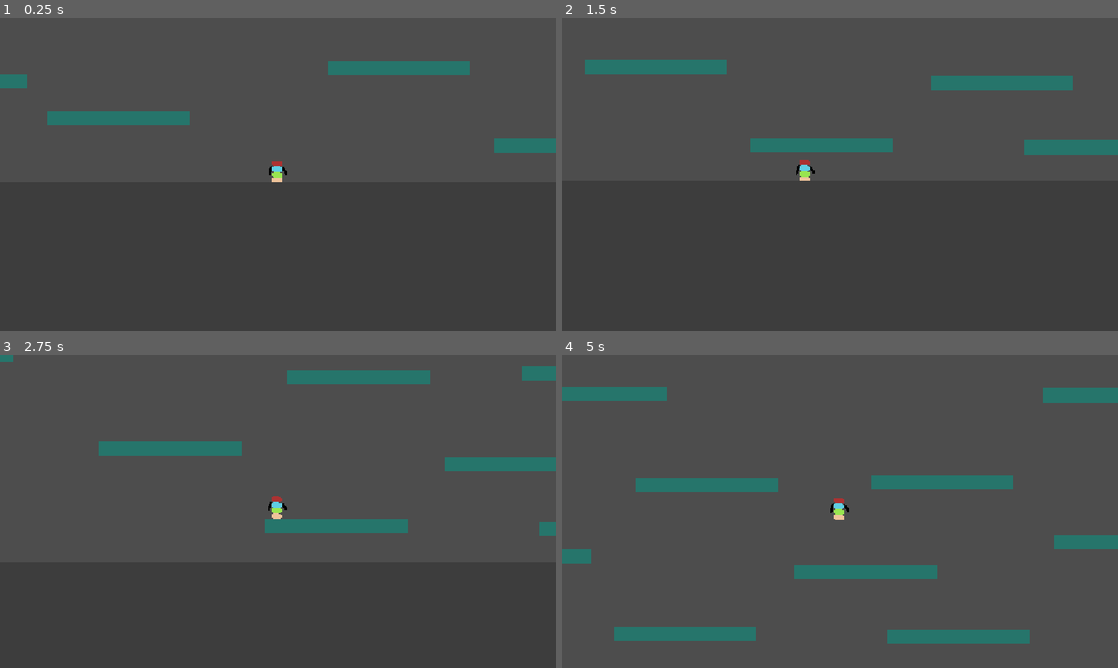
Above: before the commit, frames 1-4 (two rows, left to right).
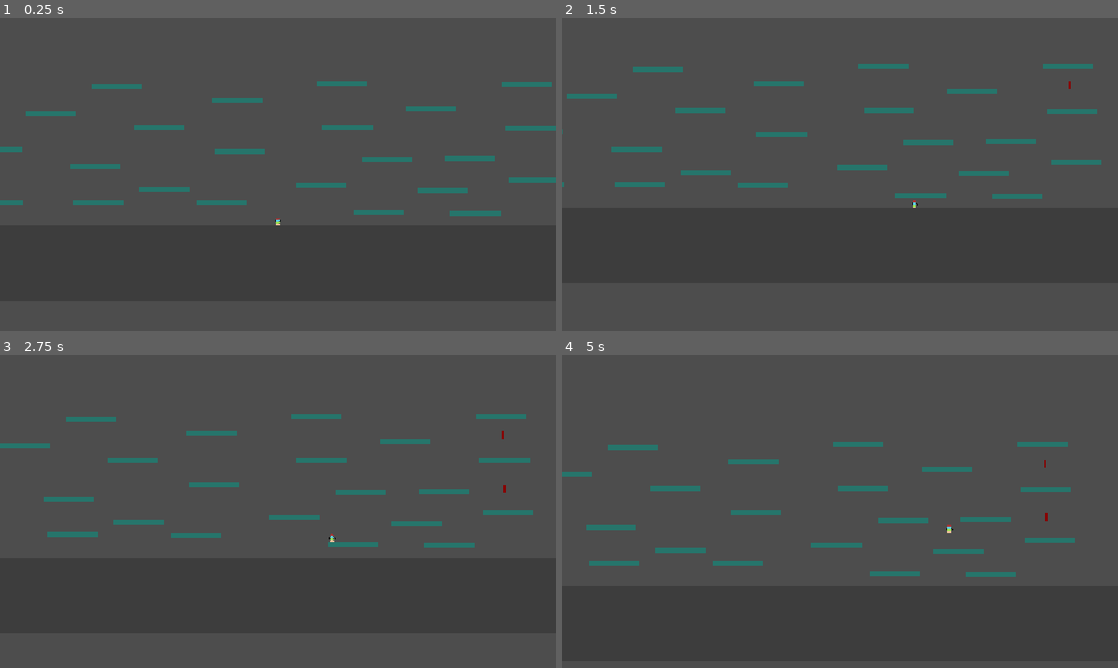
Above: after the commit, the same moments.

Repository: AvSBF/layer-defence
Game: Godot game, scene res://Scenes/World.tscn
The game is run twice, just before and just after one commit, with the same random seed, the same clock (stepped at 60 frames per second) and the same inputs.
Inputs:
- Up to frame 1 (0.25 s): no input
- Up to frame 2 (1.5 s): hold Space (jump) 0.53-1.28 s; hold D (key_right) from 0.53 s (still down); tap Space (jump) at 1.35 s
- Up to frame 3 (2.75 s): tap Space (jump) at 1.52, 1.82 s; release D (key_right) at 2.03 s; hold A (key_left) from 2.03 s (still down); hold Space (jump) from 2.03 s (still down)
- Up to frame 4 (5 s): release A (key_left) at 2.78 s; release Space (jump) at 2.78 s; hold D (key_right) 2.78-4.28 s; tap Space (jump) at 2.85, 3.02, 3.32, 4.35, 4.52, 4.82 s; hold Space (jump) 3.53-4.28 s; hold A (key_left) from 4.28 s (still down)

The runs differ from the first frame. In frame 1, 6.2% of the frame differs, in the area x 0-100%, y 13-67%; in frame 2, 7.1%; in frame 3, 7.6%; in frame 4, 10%, in the area x 0-100%, y 10-93%.

Commit message:
feat: add enemy system with state machine, abilities, and wave spawner
- Add enemy base with state machine (idle, chase, attack states)
- Add ability system (dash, jump, shoot) and health component
- Add wave spawner with spawn areas and spawn points
- Add enemy stats (assassin, default, ranged, tank)
- Add enemy prefab and wave resources
- Add camera smoothing script and enable world camera
- Remove debug print from player movement
- Add enemy system documentation

Diff:
--- /dev/null
+++ b/Resources/Enemies/Abilities/dash_ability.tres
@@ -0,0 +1,13 @@
+[gd_resource type="Resource" script_class="EnemyAbility" load_steps=2 format=3]
+
+[ext_resource type="Script" path="res://Scripts/Enemies/Resources/enemy_ability.gd" id="1"]
+
+[resource]
+script = ExtResource("1")
+ability_name = "Dash"
+ability_type = 0
+cooldown = 1.5
+damage = 0
+range = 0
+speed_multiplier = 3.0
+duration = 0.15
--- /dev/null
+++ b/Resources/Enemies/Abilities/jump_ability.tres
@@ -0,0 +1,13 @@
+[gd_resource type="Resource" script_class="EnemyAbility" load_steps=2 format=3]
+
+[ext_resource type="Script" path="res://Scripts/Enemies/Resources/enemy_ability.gd" id="1"]
+
+[resource]
+script = ExtResource("1")
+ability_name = "Jump"
+ability_type = 1
+cooldown = 2.0
+damage = 0
+range = 0
+speed_multiplier = 1.0
+duration = 0.3
--- /dev/null
+++ b/Resources/Enemies/Abilities/shoot_ability.tres
@@ -0,0 +1,13 @@
+[gd_resource type="Resource" script_class="EnemyAbility" load_steps=2 format=3]
+
+[ext_resource type="Script" path="res://Scripts/Enemies/Resources/enemy_ability.gd" id="1"]
+
+[resource]
+script = ExtResource("1")
+ability_name = "Shoot"
+ability_type = 2
+cooldown = 2.0
+damage = 15
+range = 200
+speed_multiplier = 1.0
+duration = 0.0
--- /dev/null
+++ b/Resources/Enemies/Stats/assassin_stats.tres
@@ -0,0 +1,14 @@
+[gd_resource type="Resource" script_class="EnemyStats" load_steps=2 format=3]
+
+[ext_resource type="Script" path="res://Scripts/Enemies/Resources/enemy_stats.gd" id="1"]
+
+[resource]
+script = ExtResource("1")
+max_hp = 60
+move_speed = 180
+damage = 15
+jump_force = -500
+dash_force = 400
+dash_duration = 0.15
+attack_range = 35
+attack_cooldown = 0.6
--- /dev/null
+++ b/Resources/Enemies/Stats/default_stats.tres
@@ -0,0 +1,7 @@
+[gd_resource type="Resource" script_class="EnemyStats" format=3 uid="uid://dgr1faad73h57"]
+
+[ext_resource type="Script" uid="uid://db3aak4hftpbd" path="res://Scripts/Enemies/Resources/enemy_stats.gd" id="1_dc0hi"]
+
+[resource]
+script = ExtResource("1_dc0hi")
+metadata/_custom_type_script = "uid://db3aak4hftpbd"
--- /dev/null
+++ b/Resources/Enemies/Stats/ranged_stats.tres
@@ -0,0 +1,14 @@
+[gd_resource type="Resource" script_class="EnemyStats" load_steps=2 format=3]
+
+[ext_resource type="Script" path="res://Scripts/Enemies/Resources/enemy_stats.gd" id="1"]
+
+[resource]
+script = ExtResource("1")
+max_hp = 80
+move_speed = 100
+damage = 10
+jump_force = -350
+dash_force = 0
+dash_duration = 0
+attack_range = 200
+attack_cooldown = 2.0
--- /dev/null
+++ b/Resources/Enemies/Stats/tank_stats.tres
@@ -0,0 +1,14 @@
+[gd_resource type="Resource" script_class="EnemyStats" load_steps=2 format=3]
+
+[ext_resource type="Script" path="res://Scripts/Enemies/Resources/enemy_stats.gd" id="1"]
+
+[resource]
+script = ExtResource("1")
+max_hp = 200
+move_speed = 60
+damage = 20
+jump_force = -300
+dash_force = 0
+dash_duration = 0
+attack_range = 40
+attack_cooldown = 1.5
--- /dev/null
+++ b/Resources/Prefabs/Enemy/Enemy.tscn
@@ -0,0 +1,52 @@
+[gd_scene format=3 uid="uid://cxk7n87xu1ohq"]
+
+[ext_resource type="Script" uid="uid://fup5jqppbo03" path="res://Scripts/Enemies/enemy.gd" id="1"]
+[ext_resource type="Script" uid="uid://chlxfeb7nnuhd" path="res://Scripts/Enemies/health_component.gd" id="2"]
+[ext_resource type="Script" uid="uid://db3aak4hftpbd" path="res://Scripts/Enemies/Resources/enemy_stats.gd" id="2_6ljpu"]
+[ext_resource type="Script" uid="uid://co4ovpx3dxbtm" path="res://Scripts/Enemies/ability_component.gd" id="3"]
+[ext_resource type="Script" uid="uid://bg8ff83tcsvxo" path="res://Scripts/Enemies/state_machine.gd" id="4"]
+[ext_resource type="Script" uid="uid://d13sq5bcvuwld" path="res://Scripts/Enemies/States/idle_state.gd" id="5"]
+[ext_resource type="Script" uid="uid://54fhw3jj4yvo" path="res://Scripts/Enemies/States/chase_state.gd" id="6"]
+[ext_resource type="Script" uid="uid://qghgl5p1cekh" path="res://Scripts/Enemies/States/attack_state.gd" id="7"]
+
+[sub_resource type="Resource" id="Resource_o4lhg"]
+script = ExtResource("2_6ljpu")
+metadata/_custom_type_script = "uid://db3aak4hftpbd"
+
+[sub_resource type="RectangleShape2D" id="RectangleShape2D_mmoe8"]
+size = Vector2(9, 32)
+
+[node name="Enemy" type="CharacterBody2D" unique_id=588531231]
+script = ExtResource("1")
+stats = SubResource("Resource_o4lhg")
+
+[node name="ColorRect" type="ColorRect" parent="." unique_id=81728546]
+offset_left = -4.5
+offset_top = -16.0
+offset_right = 4.5
+offset_bottom = 16.0
+color = Color(0.532889, 0.0020645745, 1.4439226e-07, 1)
+
+[node name="CollisionShape2D" type="CollisionShape2D" parent="." unique_id=287525638]
+shape = SubResource("RectangleShape2D_mmoe8")
+
+[node name="NavigationAgent2D" type="NavigationAgent2D" parent="." unique_id=363177925]
+
+[node name="HealthComponent" type="Node" parent="." unique_id=1770192057]
+script = ExtResource("2")
+
+[node name="AbilityComponent" type="Node" parent="." unique_id=1156363419]
+script = ExtResource("3")
+
+[node name="StateMachine" type="Node" parent="." unique_id=1834278723]
+script = ExtResource("4")
+initial_state = NodePath("IdleState")
+
+[node name="IdleState" type="Node" parent="StateMachine" unique_id=1211764569]
+script = ExtResource("5")
+
+[node name="ChaseState" type="Node" parent="StateMachine" unique_id=35630460]
+script = ExtResource("6")
+
+[node name="AttackState" type="Node" parent="StateMachine" unique_id=1763256191]
+script = ExtResource("7")
--- /dev/null
+++ b/Resources/Spawners/wave_1.tres
@@ -0,0 +1,13 @@
+[gd_resource type="Resource" script_class="EnemyWave" format=3 uid="uid://c80d6t3lmspff"]
+
+[ext_resource type="Script" uid="uid://dws4kdbdrg8vw" path="res://Scripts/Spawners/enemy_wave.gd" id="1"]
+[ext_resource type="PackedScene" uid="uid://cxk7n87xu1ohq" path="res://Resources/Prefabs/Enemy/Enemy.tscn" id="2"]
+[ext_resource type="Resource" path="res://Resources/Enemies/Stats/assassin_stats.tres" id="3_nlyo3"]
+
+[resource]
+script = ExtResource("1")
+enemy_scene = ExtResource("2")
+stats = ExtResource("3_nlyo3")
+count = 3
+spawn_mode = 1
+delay_between = 1.0
--- /dev/null
+++ b/Resources/Spawners/wave_2.tres
@@ -0,0 +1,11 @@
+[gd_resource type="Resource" script_class="EnemyWave" load_steps=3 format=3]
+
+[ext_resource type="Script" path="res://Scripts/Spawners/enemy_wave.gd" id="1"]
+[ext_resource type="PackedScene" path="res://Resources/Prefabs/Enemy/Enemy.tscn" id="2"]
+
+[resource]
+script = ExtResource("1")
+enemy_scene = ExtResource("2")
+count = 5
+spawn_mode = 0
+delay_between = 0.5
--- a/Resources/player.tscn
+++ b/Resources/player.tscn
@@ -20,6 +20,7 @@
 
 [node name="Camera2D" type="Camera2D" parent="." unique_id=202886270]
 position = Vector2(0, -81)
+enabled = false
 zoom = Vector2(1.475, 1.475)
 position_smoothing_speed = 7.0
 
--- a/Scenes/World.tscn
+++ b/Scenes/World.tscn
@@ -4,6 +4,13 @@
 [ext_resource type="Shape2D" uid="uid://cwbq8x2ejj2wx" path="res://Resources/World/Collision Shapes/floor_collision_shape.tres" id="2_j0p05"]
 [ext_resource type="Shape2D" uid="uid://dgvw5me1278xk" path="res://Resources/World/Collision Shapes/world_border_collision_shape.tres" id="3_5nsto"]
 [ext_resource type="PackedScene" uid="uid://d2dssq6sj0iyr" path="res://Resources/Prefabs/Platform.tscn" id="3_gjpho"]
+[ext_resource type="Script" uid="uid://b4xhwyp4ts64n" path="res://Scenes/world_camera_smoothing.gd" id="5_p70al"]
+[ext_resource type="Script" uid="uid://doc1oo7ol18cf" path="res://Scripts/Spawners/wave_spawner.gd" id="6_spawner"]
+[ext_resource type="Script" uid="uid://dws4kdbdrg8vw" path="res://Scripts/Spawners/enemy_wave.gd" id="7_7yo87"]
+[ext_resource type="Script" uid="uid://cabqy8p7cm0l4" path="res://Scripts/Spawners/spawn_area.gd" id="7_area"]
+[ext_resource type="Script" uid="uid://153y2wxf1x7d" path="res://Scripts/Spawners/spawn_point.gd" id="8_point"]
+[ext_resource type="Resource" uid="uid://c80d6t3lmspff" path="res://Resources/Spawners/wave_1.tres" id="8_ti1bm"]
+[ext_resource type="Resource" path="res://Resources/Spawners/wave_2.tres" id="9_op4cu"]
 
 [node name="Game" type="Node2D" unique_id=1272095099]
 
@@ -100,7 +107,7 @@
 [node name="Borders" type="Node2D" parent="." unique_id=737562487]
 
 [node name="Border" type="StaticBody2D" parent="Borders" unique_id=897051661]
-position = Vector2(1463, -709)
+position = Vector2(1500, -709)
 scale = Vector2(1, 5)
 
 [node name="borderColor" type="ColorRect" parent="Borders/Border" unique_id=128847484]
@@ -122,7 +129,7 @@
 debug_color = Color(0, 0.6, 0.69803923, 0)
 
 [node name="Border2" type="StaticBody2D" parent="Borders" unique_id=2102931686]
-position = Vector2(-1406, -709)
+position = Vector2(-1500, -709)
 scale = Vector2(1, 5)
 
 [node name="borderColor" type="ColorRect" parent="Borders/Border2" unique_id=488421897]
@@ -145,7 +152,109 @@
 
 [node name="Camera2D" type="Camera2D" parent="." unique_id=152582392]
 light_mask = 3
-position = Vector2(36, -349)
-enabled = false
-zoom = Vector2(0.39, 0.65)
+position = Vector2(0, -350)
+zoom = Vector2(0.52, 0.52)
 limit_enabled = false
+position_smoothing_enabled = true
+script = ExtResource("5_p70al")
+
+[node name="Spawners" type="Node2D" parent="." unique_id=1361571916]
+
+[node name="WaveSpawner" type="Node2D" parent="Spawners" unique_id=309757310 node_paths=PackedStringArray("target", "spawn_areas", "regular_spawn_points")]
+script = ExtResource("6_spawner")
+waves = Array[ExtResource("7_7yo87")]([ExtResource("8_ti1bm"), ExtResource("9_op4cu")])
+target = NodePath("../../Player")
+spawn_areas = [NodePath("../LeftArea"), NodePath("../RightArea")]
+regular_spawn_points = NodePath("../RegularSpawnPoints")
+
+[node name="LeftArea" type="Node2D" parent="Spawners" unique_id=65813441]
+script = ExtResource("7_area")
+
+[node name="SpawnPoint" type="Marker2D" parent="Spawners/LeftArea" unique_id=343069896]
+position = Vector2(-715, -53)
+script = ExtResource("8_point")
+
+[node name="SpawnPoint2" type="Marker2D" parent="Spawners/LeftArea" unique_id=1752393484]
+position = Vector2(-754, -120)
+script = ExtResource("8_point")
+
+[node name="SpawnPoint3" type="Marker2D" parent="Spawners/LeftArea" unique_id=622187738]
+position = Vector2(-1114, -352)
+script = ExtResource("8_point")
+
+[node name="SpawnPoint4" type="Marker2D" parent="Spawners/LeftArea" unique_id=1986030279]
+position = Vector2(-1106, -127)
+script = ExtResource("8_point")
+
+[node name="SpawnPoint5" type="Marker2D" parent="Spawners/LeftArea" unique_id=2120399685]
+position = Vector2(-722, -269)
+script = ExtResource("8_point")
+
+[node name="SpawnPoint6" type="Marker2D" parent="Spawners/LeftArea" unique_id=1059878331]
+position = Vector2(-908, -515)
+script = ExtResource("8_point")
+
+[node name="SpawnPoint7" type="Marker2D" parent="Spawners/LeftArea" unique_id=1508078758]
+position = Vector2(-666, -612)
+script = ExtResource("8_point")
+
+[node name="RightArea" type="Node2D" parent="Spawners" unique_id=1717534065]
+script = ExtResource("7_area")
+
+[node name="SpawnPoint" type="Marker2D" parent="Spawners/RightArea" unique_id=386001129]
+position = Vector2(788, -59)
+script = ExtResource("8_point")
+
+[node name="SpawnPoint4" type="Marker2D" parent="Spawners/RightArea" unique_id=250521171]
+position = Vector2(767, -297)
+script = ExtResource("8_point")
+
+[node name="SpawnPoint5" type="Marker2D" parent="Spawners/RightArea" unique_id=980888312]
+position = Vector2(610, -510)
+script = ExtResource("8_point")
+
+[node name="SpawnPoint6" type="Marker2D" parent="Spawners/RightArea" unique_id=1266065440]
+position = Vector2(991, -603)
+script = ExtResource("8_point")
+
+[node name="SpawnPoint2" type="Marker2D" parent="Spawners/RightArea" unique_id=244793342]
+position = Vector2(1020, -194)
+script = ExtResource("8_point")
+
+[node name="SpawnPoint3" type="Marker2D" parent="Spawners/RightArea" unique_id=859456002]
+position = Vector2(1006, -389)
+script = ExtResource("8_point")
+
+[node name="RegularSpawnPoints" type="Node2D" parent="Spawners" unique_id=996268295]
+
+[node name="SpawnPoint" type="Marker2D" parent="Spawners/RegularSpawnPoints" unique_id=878929586]
+position = Vector2(1008, -27)
+script = ExtResource("8_point")
+
+[node name="SpawnPoint2" type="Marker2D" parent="Spawners/RegularSpawnPoints" unique_id=1319156290]
+position = Vector2(1006, -236)
+script = ExtResource("8_point")
+
+[node name="SpawnPoint3" type="Marker2D" parent="Spawners/RegularSpawnPoints" unique_id=1486777113]
+position = Vector2(999, -449)
+script = ExtResource("8_point")
+
+[node name="SpawnPoint4" type="Marker2D" parent="Spawners/RegularSpawnPoints" unique_id=1279427724]
+position = Vector2(995, -630)
+script = ExtResource("8_point")
+
+[node name="SpawnPoint5" type="Marker2D" parent="Spawners/RegularSpawnPoints" unique_id=1627977735]
+position = Vector2(-1366, -589)
+script = ExtResource("8_point")
+
+[node name="SpawnPoint6" type="Marker2D" parent="Spawners/RegularSpawnPoints" unique_id=1391080115]
+position = Vector2(-1370, -421)
+script = ExtResource("8_point")
+
+[node name="SpawnPoint7" type="Marker2D" parent="Spawners/RegularSpawnPoints" unique_id=710633625]
+position = Vector2(-1384, -246)
+script = ExtResource("8_point")
+
+[node name="SpawnPoint8" type="Marker2D" parent="Spawners/RegularSpawnPoints" unique_id=1288719905]
+position = Vector2(-1402, -88)
+script = ExtResource("8_point")
--- /dev/null
+++ b/Scenes/world_camera_smoothing.gd
@@ -0,0 +1,23 @@
+extends Camera2D
+
+@onready var player : CharacterBody2D = $"../Player"
+
+@export var distance_limit_x : float = 1500
+@export var distance_limit_y : float = 600
+@export var y_pos_limit : Vector2 = Vector2(100,600)
+@export var x_pos_limit : Vector2 = Vector2(-400,400)
+
+func _physics_process(delta: float) -> void:
+	var abs_pos_player = abs(player.global_position.x)
+	var is_negative = player.global_position.x < 0
+	var relative_point = abs_pos_player / distance_limit_x
+	var cam_pos_x
+	if is_negative:
+		cam_pos_x = x_pos_limit.x * relative_point
+	else:
+		cam_pos_x = x_pos_limit.y * relative_point
+
+	var relative_point_y = (player.global_position.y - 15) / distance_limit_y
+	var cam_pos_y = (y_pos_limit.y - y_pos_limit.x) * relative_point_y - y_pos_limit.x
+
+	global_position = Vector2(cam_pos_x,cam_pos_y)
--- /dev/null
+++ b/Scripts/Enemies/Resources/enemy_ability.gd
@@ -0,0 +1,12 @@
+class_name EnemyAbility
+extends Resource
+
+enum AbilityType { DASH, JUMP, SHOOT, CHARGE, TELEPORT }
+
+@export var ability_name : String = ""
+@export var ability_type : AbilityType = AbilityType.DASH
+@export var cooldown : float = 1.0
+@export var damage : float = 0
+@export var range : float = 100
+@export var speed_multiplier : float = 1.0
+@export var duration : float = 0.2
--- /dev/null
+++ b/Scripts/Enemies/Resources/enemy_stats.gd
@@ -0,0 +1,11 @@
+class_name EnemyStats
+extends Resource
+
+@export var max_hp : float = 100
+@export var move_speed : float = 100
+@export var damage : float = 10
+@export var jump_force : float = -400
+@export var dash_force : float = 300
+@export var dash_duration : float = 0.2
+@export var attack_range : float = 50
+@export var attack_cooldown : float = 1.0
--- /dev/null
+++ b/Scripts/Enemies/States/attack_state.gd
@@ -0,0 +1,26 @@
+class_name AttackState
+extends State
+
+var attack_timer : float = 0.0
+
+func enter() -> void:
+	attack_timer = 0.0
+
+func process(delta : float) -> void:
+	attack_timer -= delta
+
+func physics_process(delta : float) -> void:
+	if not enemy.target:
+		state_machine.transition_to("Idle")
+		return
+
+	if enemy.global_position.distance_to(enemy.target.global_position) > enemy.stats.attack_range:
+		state_machine.transition_to("Chase")
+		return
+
+	if attack_timer <= 0:
+		perform_attack()
+		attack_timer = enemy.stats.attack_cooldown
+
+func perform_attack() -> void:
+	pass
--- /dev/null
+++ b/Scripts/Enemies/States/chase_state.gd
@@ -0,0 +1,15 @@
+class_name ChaseState
+extends State
+
+func enter() -> void:
+	pass
+
+func physics_process(delta : float) -> void:
+	if not enemy.target:
+		state_machine.transition_to("Idle")
+		return
+
+	enemy.navigation_agent.target_position = enemy.target.global_position
+
+	if enemy.global_position.distance_to(enemy.target.global_position) <= enemy.stats.attack_range:
+		state_machine.transition_to("Attack")
--- /dev/null
+++ b/Scripts/Enemies/States/idle_state.gd
@@ -0,0 +1,9 @@
+class_name IdleState
+extends State
+
+func enter() -> void:
+	enemy.velocity = Vector2.ZERO
+
+func physics_process(delta : float) -> void:
+	if enemy.target:
+		state_machine.transition_to("Chase")
--- /dev/null
+++ b/Scripts/Enemies/ability_component.gd
@@ -0,0 +1,24 @@
+class_name AbilityComponent
+extends Node
+
+var abilities : Array[EnemyAbility] = []
+var cooldowns : Dictionary = {}
+
+func setup(stats : EnemyStats) -> void:
+	pass
+
+func add_ability(ability : EnemyAbility) -> void:
+	abilities.append(ability)
+	cooldowns[ability] = 0.0
+
+func can_use_ability(ability : EnemyAbility) -> bool:
+	return cooldowns.get(ability, 0.0) <= 0.0
+
+func use_ability(ability : EnemyAbility) -> void:
+	if can_use_ability(ability):
+		cooldowns[ability] = ability.cooldown
+
+func _process(delta : float) -> void:
+	for ability in abilities:
+		if cooldowns[ability] > 0:
+			cooldowns[ability] -= delta
--- /dev/null
+++ b/Scripts/Enemies/enemy.gd
@@ -0,0 +1,25 @@
+class_name Enemy
+extends CharacterBody2D
+
+@export var stats : EnemyStats
+
+@onready var health_component : HealthComponent = $HealthComponent
+@onready var ability_component : AbilityComponent = $AbilityComponent
+@onready var state_machine : StateMachine = $StateMachine
+@onready var navigation_agent : NavigationAgent2D = $NavigationAgent2D
+
+var target : Node2D
+
+func _ready() -> void:
+	if stats:
+		health_component.max_health = stats.max_hp
+		health_component.health = stats.max_hp
+		ability_component.setup(stats)
+
+func _physics_process(delta : float) -> void:
+	if navigation_agent.is_navigation_finished():
+		return
+	var next_pos = navigation_agent.get_next_path_position()
+	var direction = (next_pos - global_position).normalized()
+	velocity = direction * stats.move_speed
+	move_and_slide()
--- /dev/null
+++ b/Scripts/Enemies/health_component.gd
@@ -0,0 +1,21 @@
+class_name HealthComponent
+extends Node
+
+signal health_changed(new_health : float)
+signal died
+
+@export var max_health : float = 100
+var health : float
+
+func _ready() -> void:
+	health = max_health
+
+func take_damage(amount : float) -> void:
+	health = clamp(health - amount, 0, max_health)
+	health_changed.emit(health)
+	if health <= 0:
+		died.emit()
+
+func heal(amount : float) -> void:
+	health = clamp(health + amount, 0, max_health)
+	health_changed.emit(health)
--- /dev/null
+++ b/Scripts/Enemies/state.gd
@@ -0,0 +1,17 @@
+class_name State
+extends Node
+
+var state_machine : StateMachine
+var enemy : Enemy
+
+func enter() -> void:
+	pass
+
+func exit() -> void:
+	pass
+
+func process(delta : float) -> void:
+	pass
+
+func physics_process(delta : float) -> void:
+	pass
--- /dev/null
+++ b/Scripts/Enemies/state_machine.gd
@@ -0,0 +1,33 @@
+class_name StateMachine
+extends Node
+
+@export var initial_state : State
+
+var current_state : State
+var states : Dictionary = {}
+
+func _ready() -> void:
+	for child in get_children():
+		if child is State:
+			states[child.name.to_lower()] = child
+			child.state_machine = self
+			child.enemy = get_parent()
+	if initial_state:
+		current_state = initial_state
+		current_state.enter()
+
+func _process(delta : float) -> void:
+	if current_state:
+		current_state.process(delta)
+
+func _physics_process(delta : float) -> void:
+	if current_state:
+		current_state.physics_process(delta)
+
+func transition_to(new_state_name : String) -> void:
+	var new_state = states.get(new_state_name.to_lower())
+	if new_state and new_state != current_state:
+		if current_state:
+			current_state.exit()
+		current_state = new_state
+		current_state.enter()
--- a/Scripts/Player/player_movement.gd
+++ b/Scripts/Player/player_movement.gd
@@ -24,5 +24,4 @@
 	var t = clamp(time_jump_pressed / controller.max_jump_hold, 0.0, 1.0)
 	var magnitude = lerpf(200, 600, t)
 	var strength = -magnitude if controller.jump_force < 0 else magnitude
-	print("Jump force %f" % strength)
 	return strength
--- /dev/null
+++ b/Scripts/Spawners/enemy_wave.gd
@@ -0,0 +1,10 @@
+class_name EnemyWave
+extends Resource
+
+enum SpawnMode { AREA, POINT }
+
+@export var enemy_scene : PackedScene
+@export var stats : EnemyStats
+@export var count : int = 5
+@export var spawn_mode : SpawnMode = SpawnMode.AREA
+@export var delay_between : float = 0.5
--- /dev/null
+++ b/Scripts/Spawners/spawn_area.gd
@@ -0,0 +1,8 @@
+class_name SpawnArea
+extends Node2D
+
+func get_random_point() -> Marker2D:
+	var points = get_children().filter(func(c): return c is Marker2D)
+	if points.is_empty():
+		return null
+	return points.pick_random()
--- /dev/null
+++ b/Scripts/Spawners/spawn_point.gd
@@ -0,0 +1,10 @@
+class_name SpawnPoint
+extends Marker2D
+
+@export var spawn_direction : Vector2 = Vector2.LEFT
+
+func get_spawn_position() -> Vector2:
+	return global_position
+
+func get_spawn_direction() -> Vector2:
+	return spawn_direction.normalized()
--- /dev/null
+++ b/Scripts/Spawners/wave_spawner.gd
@@ -0,0 +1,73 @@
+class_name WaveSpawner
+extends Node2D
+
+signal wave_started(wave_index : int)
+signal wave_completed(wave_index : int)
+signal all_waves_completed
+
+@export var waves : Array[EnemyWave] = []
+@export var delay_between_waves : float = 5.0
+@export var auto_start : bool = true
+@export var target : Node2D
+
+@export var spawn_areas : Array[Node2D]
+@export var regular_spawn_points : Node2D
+
+var current_wave : int = 0
+var enemies_alive : int = 0
+var is_spawning : bool = false
+
+func _ready() -> void:
+	if auto_start:
+		start_waves()
+
+func start_waves() -> void:
+	current_wave = 0
+	_spawn_next_wave()
+
+func _spawn_next_wave() -> void:
+	if current_wave >= waves.size():
+		all_waves_completed.emit()
+		return
+	var wave = waves[current_wave]
+	wave_started.emit(current_wave)
+	_spawn_enemies(wave)
+
+func _spawn_enemies(wave : EnemyWave) -> void:
+	is_spawning = true
+	for i in wave.count:
+		var spawn_pos = _get_spawn_position(wave)
+		_create_enemy(wave, spawn_pos)
+		if i < wave.count - 1:
+			await get_tree().create_timer(wave.delay_between).timeout
+	is_spawning = false
+
+func _get_spawn_position(wave : EnemyWave) -> Vector2:
+	if wave.spawn_mode == EnemyWave.SpawnMode.AREA:
+		return _get_random_point_in_area(spawn_areas[spawn_areas.size()])
+	elif wave.spawn_mode == EnemyWave.SpawnMode.POINT:
+		return _get_random_point()
+	return global_position
+
+func _get_random_point_in_area(area : Node2D) -> Vector2:
+	return area.get_child(randi_range(0,area.get_child_count())).global_position
+
+func _get_random_point() -> Vector2:
+	return regular_spawn_points.get_child(randi_range(0,regular_spawn_points.get_child_count())).global_position
+
+func _create_enemy(wave : EnemyWave, pos : Vector2) -> void:
+	var enemy = wave.enemy_scene.instantiate()
+	enemy.stats = wave.stats
+	enemy.target = target
+	enemy.global_position = pos
+	enemies_alive += 1
+	add_child(enemy)
+	enemy.health_component.died.connect(_on_enemy_died)
+
+func _on_enemy_died() -> void:
+	enemies_alive -= 1
+	if enemies_alive <= 0 and not is_spawning:
+		wave_completed.emit(current_wave)
+		current_wave += 1
+		await get_tree().create_timer(delay_between_waves).timeout
+		_spawn_next_wave()
Not shown, added: Scenes/world_camera_smoothing.gd.uid
Not shown, added: Scripts/Enemies/Resources/enemy_ability.gd.uid
Not shown, added: Scripts/Enemies/Resources/enemy_stats.gd.uid
Not shown, added: Scripts/Enemies/States/attack_state.gd.uid
Not shown, added: Scripts/Enemies/States/chase_state.gd.uid
Not shown, added: Scripts/Enemies/States/idle_state.gd.uid
Not shown, added: Scripts/Enemies/ability_component.gd.uid
Not shown, added: Scripts/Enemies/enemy.gd.uid
Not shown, added: Scripts/Enemies/health_component.gd.uid
Not shown, added: Scripts/Enemies/state.gd.uid
Not shown, added: Scripts/Enemies/state_machine.gd.uid
Not shown, added: Scripts/Spawners/enemy_wave.gd.uid
(and 3 more such lines)
